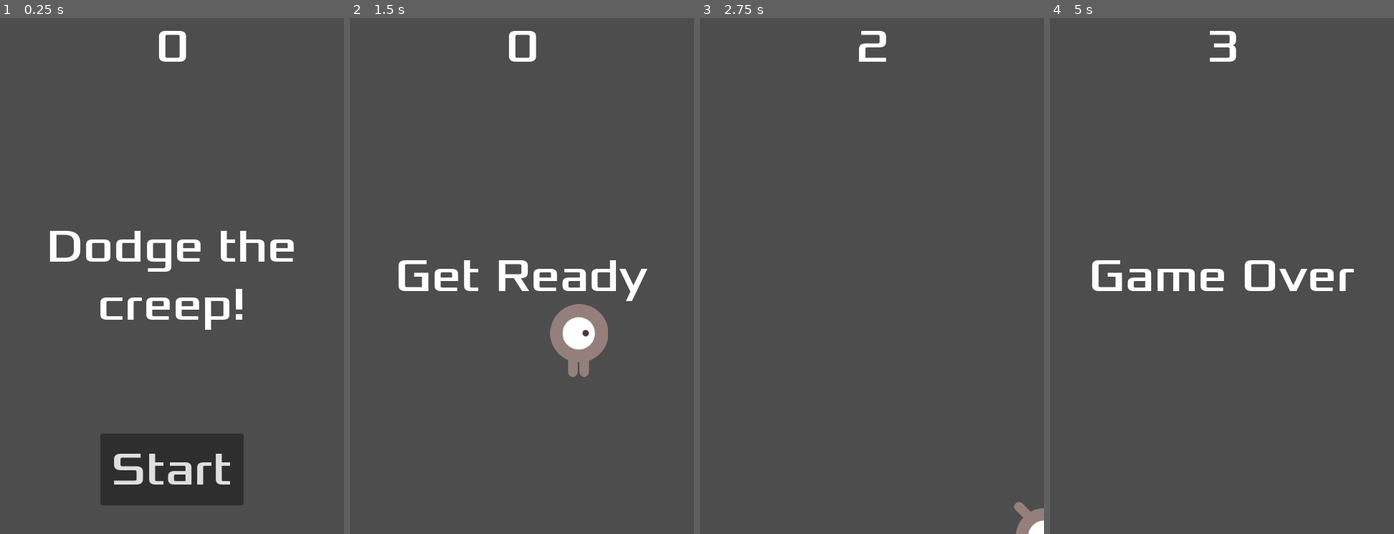
Above: before the commit, frames 1-4 (left to right).
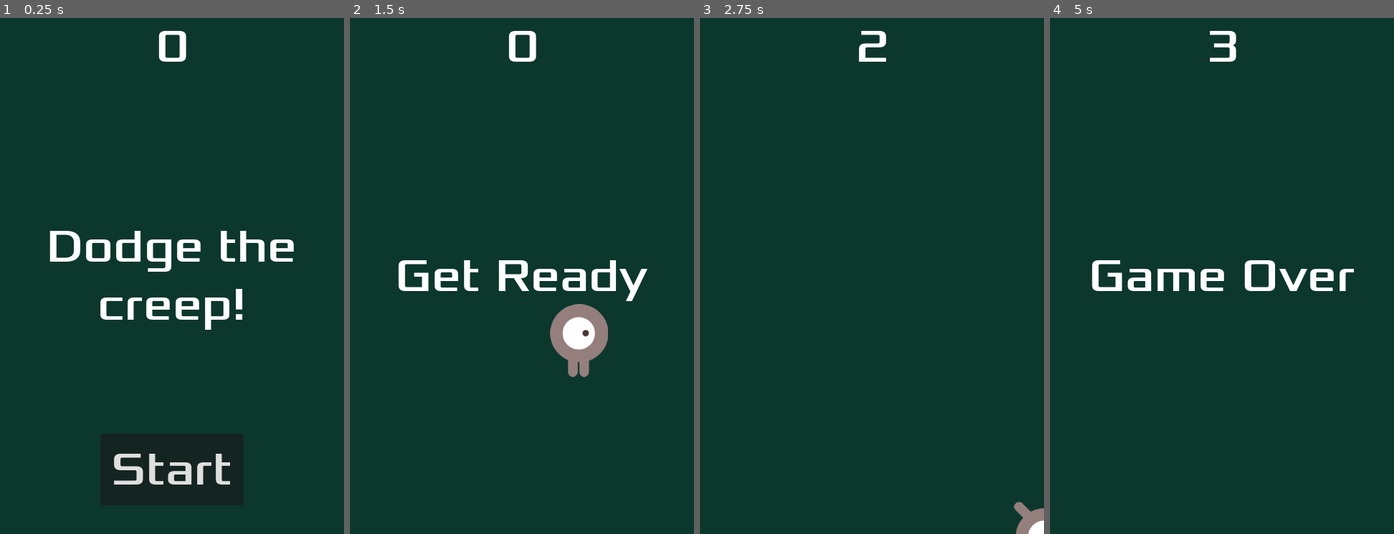
Above: after the commit, the same moments.

Repository: alvessteve/dodge_creeps
Game: Godot game, scene res://main.tscn
The game is run twice, just before and just after one commit, with the same random seed, the same clock (stepped at 60 frames per second) and the same inputs.
Inputs:
- Up to frame 1 (0.25 s): no input
- Up to frame 2 (1.5 s): click "Start" at 0.5 s; tap Enter at 1.25 s; hold D (move_right) from 1.28 s (still down)
- Up to frame 3 (2.75 s): release D (move_right) at 2.03 s; hold S (move_back) from 2.03 s (still down)
- Up to frame 4 (5 s): release S (move_back) at 2.78 s; hold D (move_right) 2.78-3.53 s; hold W (move_up) 3.53-4.28 s; hold A (move_left) from 4.28 s (still down)

The runs differ from the first frame. In frame 1, 96% of the frame differs, in the area x 0-100%, y 0-100%; in frame 2, 96%; in frame 3, 99%; in frame 4, 98%.

Commit message:
feat: add background

Diff:
--- a/main.tscn
+++ b/main.tscn
@@ -14,6 +14,14 @@
 [node name="Main" type="Node"]
 script = ExtResource("1_lwlab")
 mob_scene = ExtResource("2_h8oem")
+
+[node name="ColorRect" type="ColorRect" parent="."]
+anchors_preset = 15
+anchor_right = 1.0
+anchor_bottom = 1.0
+grow_horizontal = 2
+grow_vertical = 2
+color = Color(0.0470588, 0.215686, 0.176471, 1)
 
 [node name="Player" parent="." instance=ExtResource("2_lqjr8")]
 
